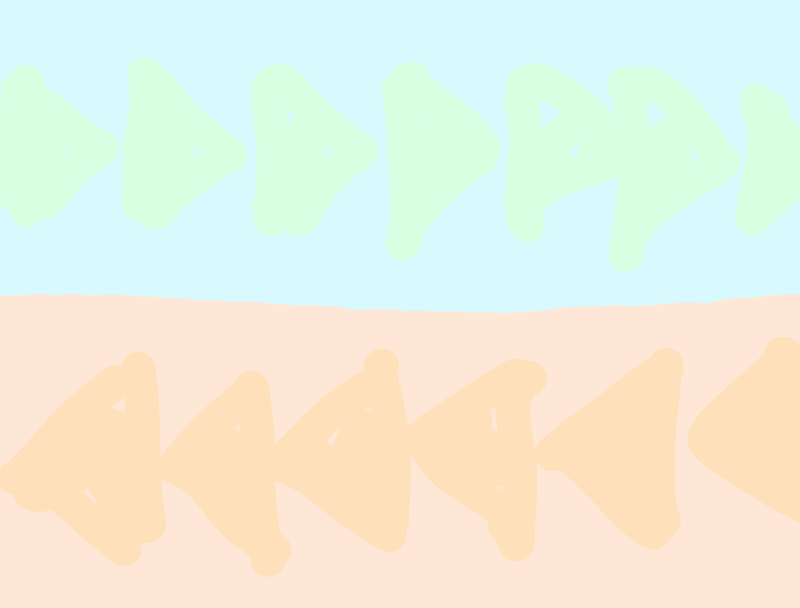
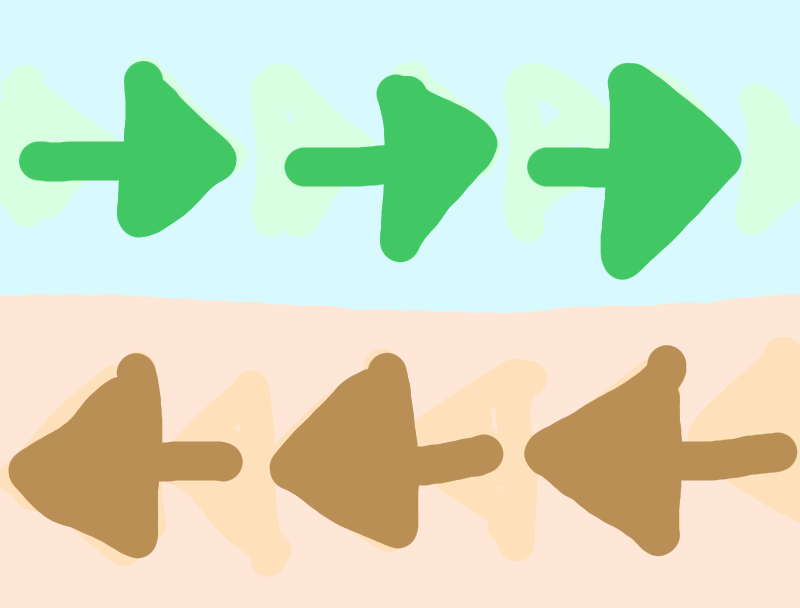
Revision of a layered (800, 608) image; what changed, layer by layer:
added layer "Paint Layer 3" above "Paint Layer 2" over (8, 61, 798, 559)
painted on "Paint Layer 2" over (8, 61, 798, 559)
painted on "Paint Layer 1" over (8, 61, 798, 559)
